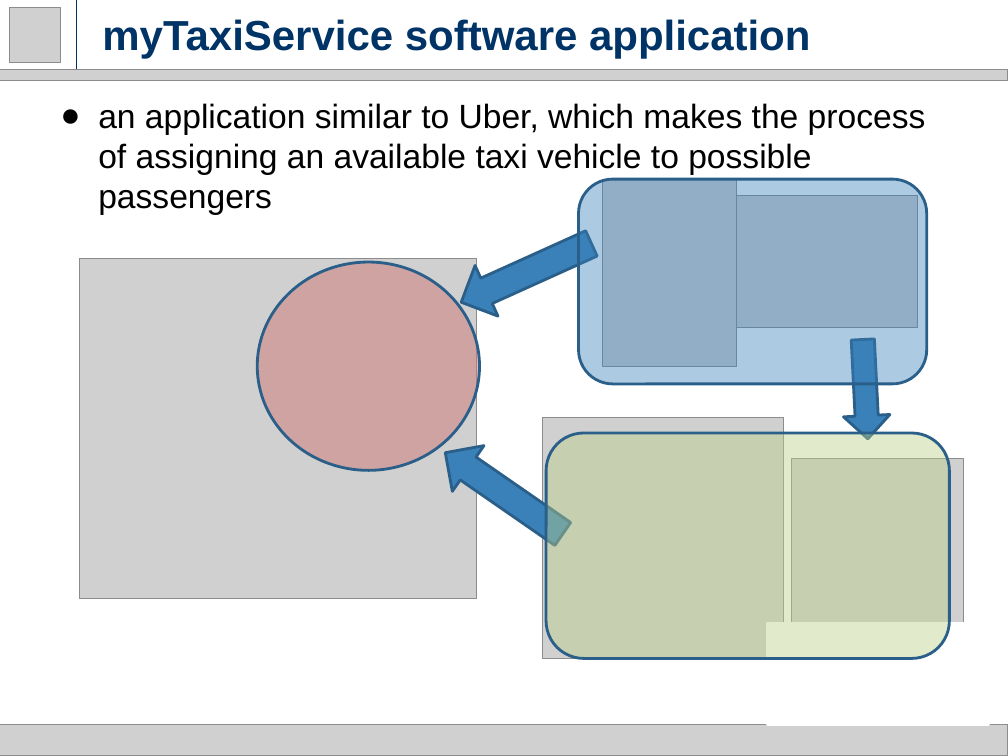
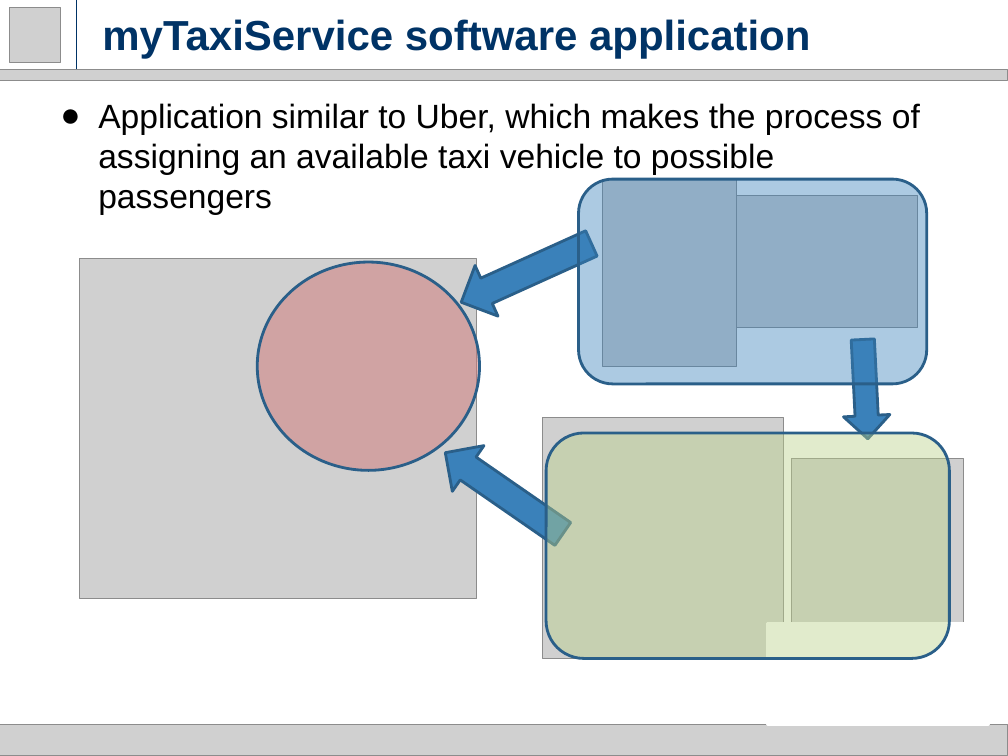
Before and after one commit to milica13629/SW2015, a slide deck: slide 2 of RASD.pptx. Drawn at 1008x756 pixels with LibreOffice and Linux fonts; fonts in the diff are those of the drawing; grey boxes stand for pictures. Boxes give left, top, right and bottom in pixels: in the first picture for what was removed or moved away, otherwise in the second. Text is boxed around its words. In the diff, an @@ line names an element or a change of style, - is before the commit and + after.

```diff
--- a/RASD.pptx
+++ b/RASD.pptx
@@ text at bbox=[98, 103, 920, 215]: text changed @@
-● an application similar to Uber, which makes the process of assigning an available taxi vehicle to possible passengers
+● Application similar to Uber, which makes the process of assigning an available taxi vehicle to possible passengers
```
Also in this commit, not shown: 19 other slides changed, 2 slides added.
